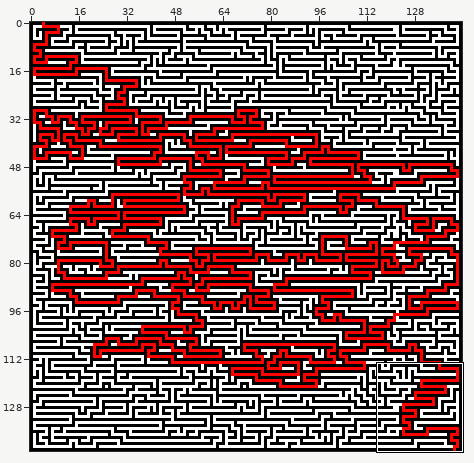
Two versions of one sprite sheet, images/solution_third_maze.png. Above: a wide view before the commit, with the close-up outlined.
Close-up. The starting point:
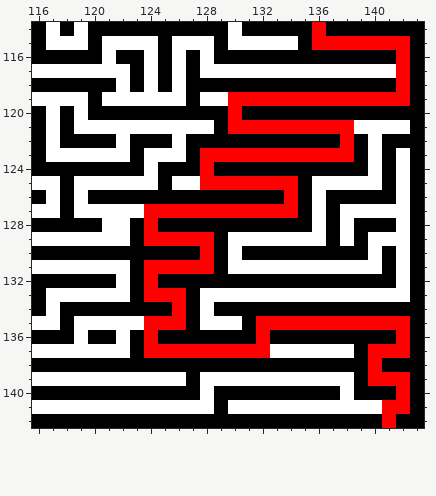
The file is 144x143 pixels. Shown: x 116..143, y 114..142.
The result:
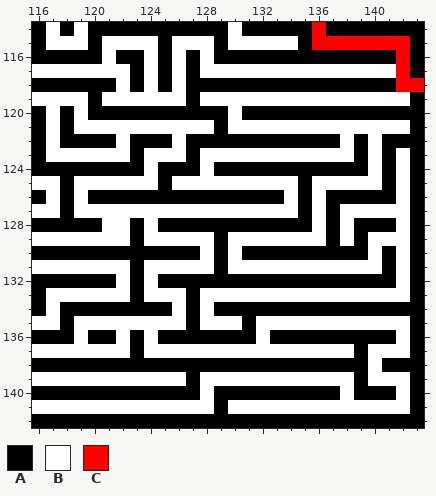
Palette (. is transparent): A #000000  B #ffffff  C #ff0000
The edit:
y 118: x 143 A -> C
y 119: x 130..142 CCCCCCCCCCCCC -> BBBBBBBBBBBBB
y 120: x 130 C -> B
y 121: x 130..138 CCCCCCCCC -> BBBBBBBBB
y 122: x 138 C -> B
y 123: x 128..138 CCCCCCCCCCC -> BBBBBBBBBBB
y 124: x 128 C -> B
y 125: x 128..134 CCCCCCC -> BBBBBBB
y 126: x 134 C -> B
y 127: x 124..134 CCCCCCCCCCC -> BBBBBBBBBBB
y 128: x 124 C -> B
y 129: x 124..128 CCCCC -> BBBBB
y 130: x 128 C -> B
y 131: x 124..128 CCCCC -> BBBBB
y 132: x 124 C -> B
y 133: x 124..126 CCC -> BBB
y 134: x 126 C -> B
y 135: x 124..126 CCC -> BBB; x 132..142 CCCCCCCCCCC -> BBBBBBBBBBB
y 136: x 124 C -> B; x 132 C -> B; x 142 C -> B
y 137: x 124..132 CCCCCCCCC -> BBBBBBBBB; x 140..142 CCC -> BBB
y 138: x 140 C -> B
y 139: x 140..142 CCC -> BBB
y 140: x 142 C -> B
y 141: x 141..142 CC -> BB
y 142: x 141 C -> A
